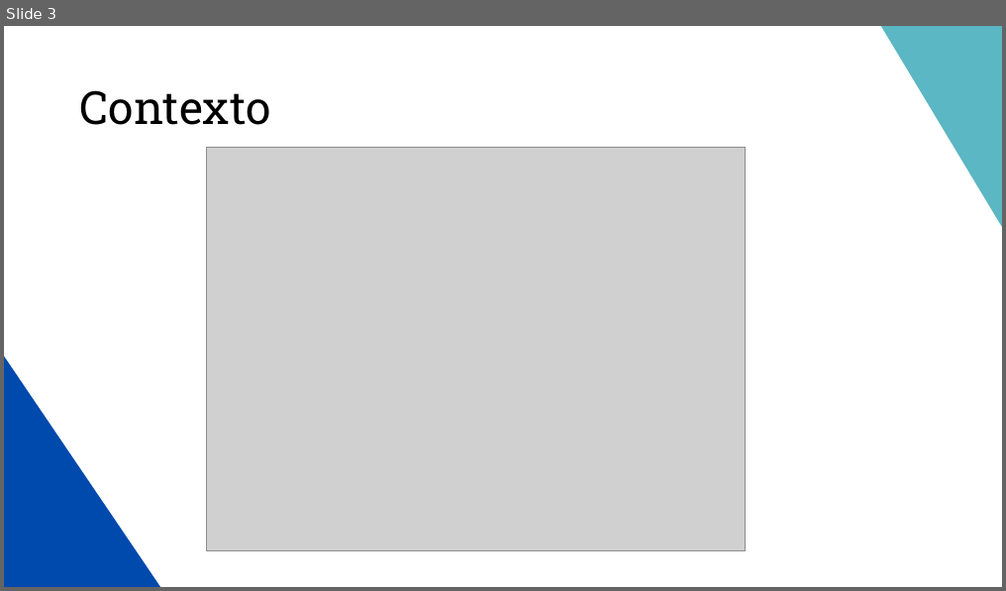
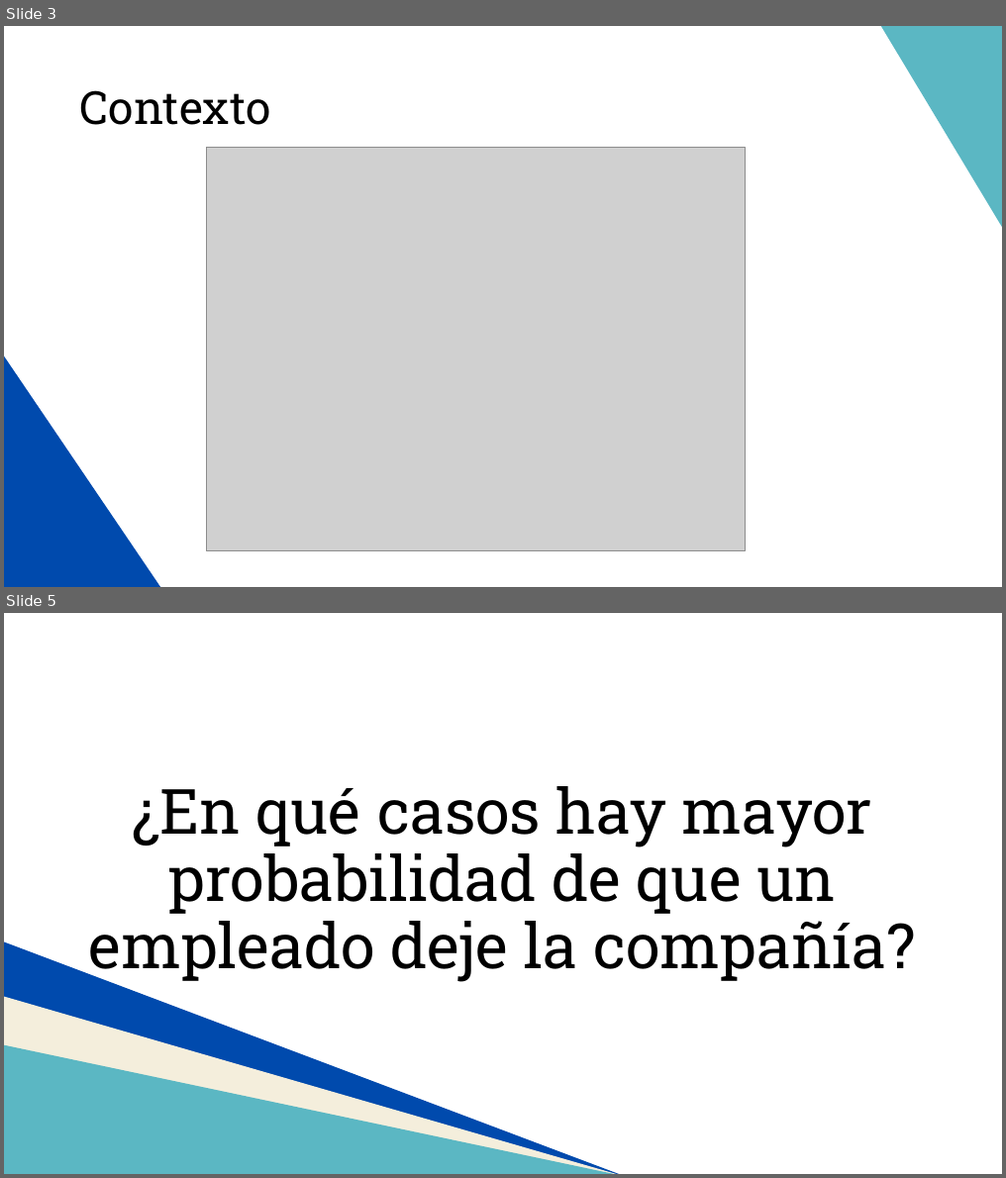
Before and after one commit to MiguelAMeloM/Miguel_DataAnalytics, a slide deck: RRHH/Data_Storytelling.pptx. Shown one above the other, each under a label of ours: slide 3 before the commit, slides 3 and 5 after it; the slides between them are not shown. The pictures are 1006x591 and 1006x1178 pixels, drawn with LibreOffice and Linux fonts; fonts in the diff are those of the drawing; grey boxes stand for pictures. Boxes give left, top, right and bottom in pixels: in the first picture for what was removed or moved away, otherwise in the second. Text is boxed around its words. In the diff, an @@ line names an element or a change of style, - is before the commit and + after.

```diff
--- a/RRHH/Data_Storytelling.pptx
+++ b/RRHH/Data_Storytelling.pptx
@@ slide 5 added at box(4, 613, 1002, 1174), background #FFFFFF @@
@@ title added at box(89, 786, 915, 984), 60 pt, text #000000 @@
+¿En qué casos hay mayor probabilidad de que un empleado deje la compañía?
@@ right triangle added at box(4, 943, 620, 1174), fill #004AAD @@
@@ right triangle added at box(4, 997, 620, 1174), fill #F4EEDC @@
@@ right triangle added at box(4, 1046, 620, 1174), fill #5BB7C3 @@
```
Also in this commit, not shown: 6 other slides added, 2 slides removed, 1 other file.
